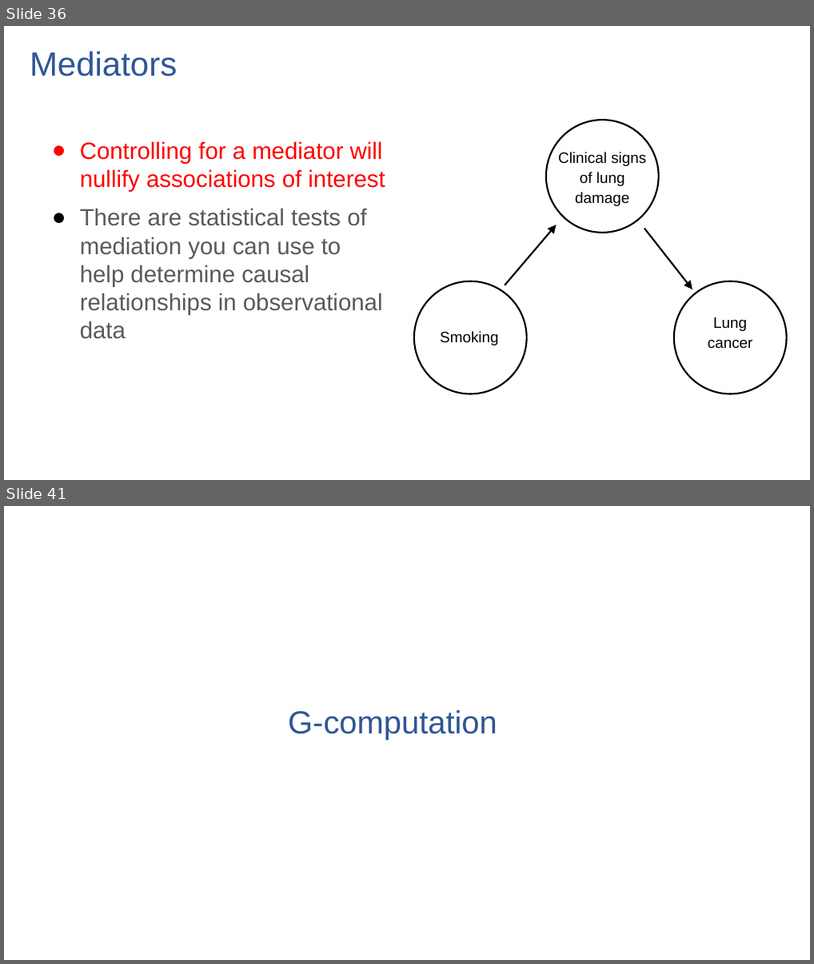
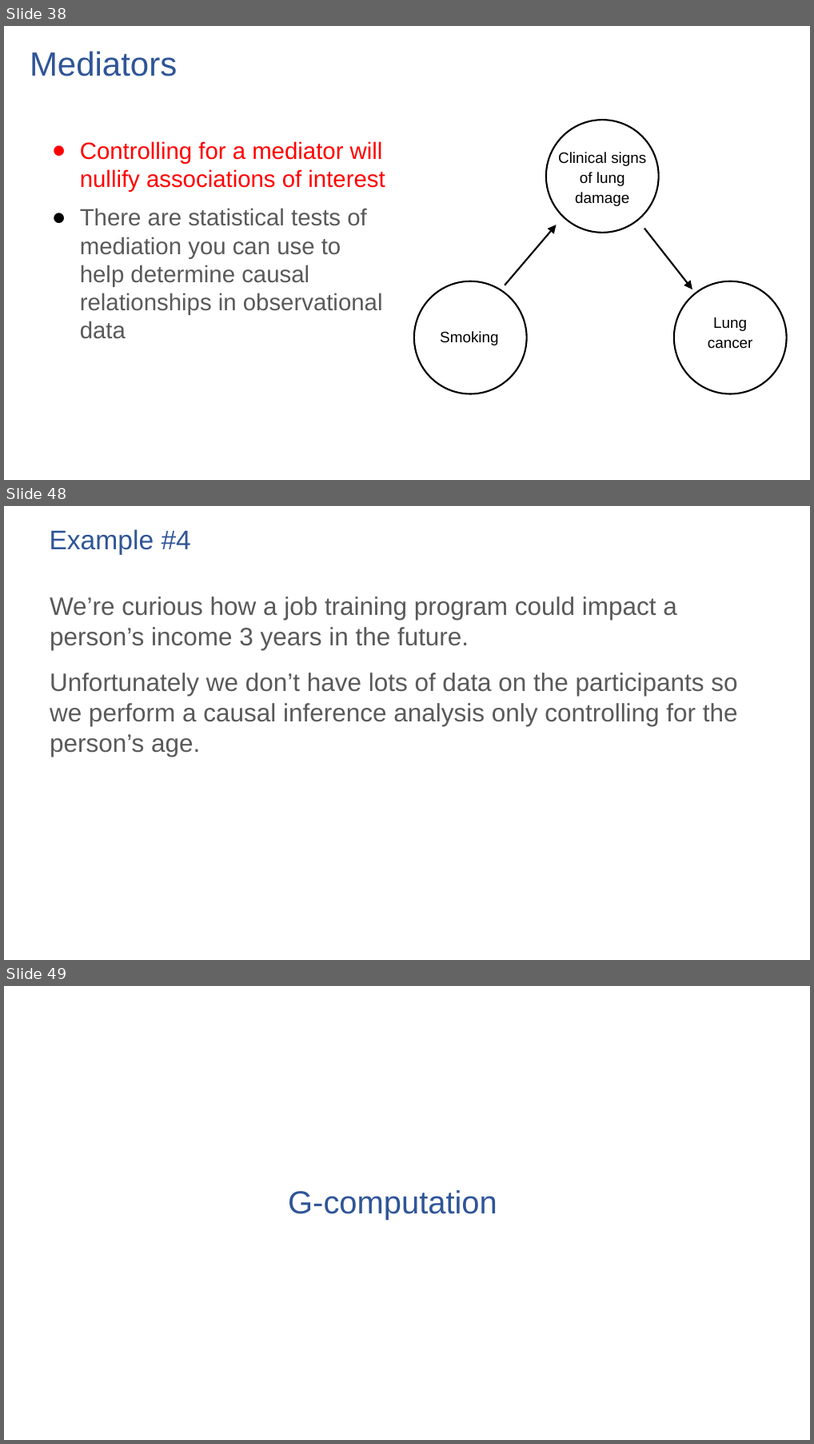
Before and after one commit to ronikobrosly/pydata_nyc_2022, a slide deck: slides/tutorial_slides.pptx. Shown one above the other, each under a label of ours: slides 36 and 41 before the commit, slides 38, 48 and 49 after it; the slides between them are not shown. The pictures are 814x964 and 814x1444 pixels, drawn with LibreOffice and Linux fonts; fonts in the diff are those of the drawing. Boxes give left, top, right and bottom in pixels: in the first picture for what was removed or moved away, otherwise in the second. Text is boxed around its words. In the diff, an @@ line names an element or a change of style, - is before the commit and + after.

```diff
--- a/slides/tutorial_slides.pptx
+++ b/slides/tutorial_slides.pptx
@@ slide 48 added at (4, 506, 810, 960), background #FFFFFF @@
@@ text added at (50, 529, 191, 555), 32 pt, text #2F5597 @@
+Example #4
@@ text added at (50, 596, 738, 756), 30 pt, text #595959 @@
+We’re curious how a job training program could impact a person’s income 3 years in the future.
+Unfortunately we don’t have lots of data on the participants so we perform a causal inference analysis only controlling for the person’s age.
@@ what was slide 36 is now slide 38 @@
@@ what was slide 41 is now slide 49 @@
```
Also in this commit, not shown: 4 slides changed, 12 other slides added, 4 slides removed, 6 other files.
